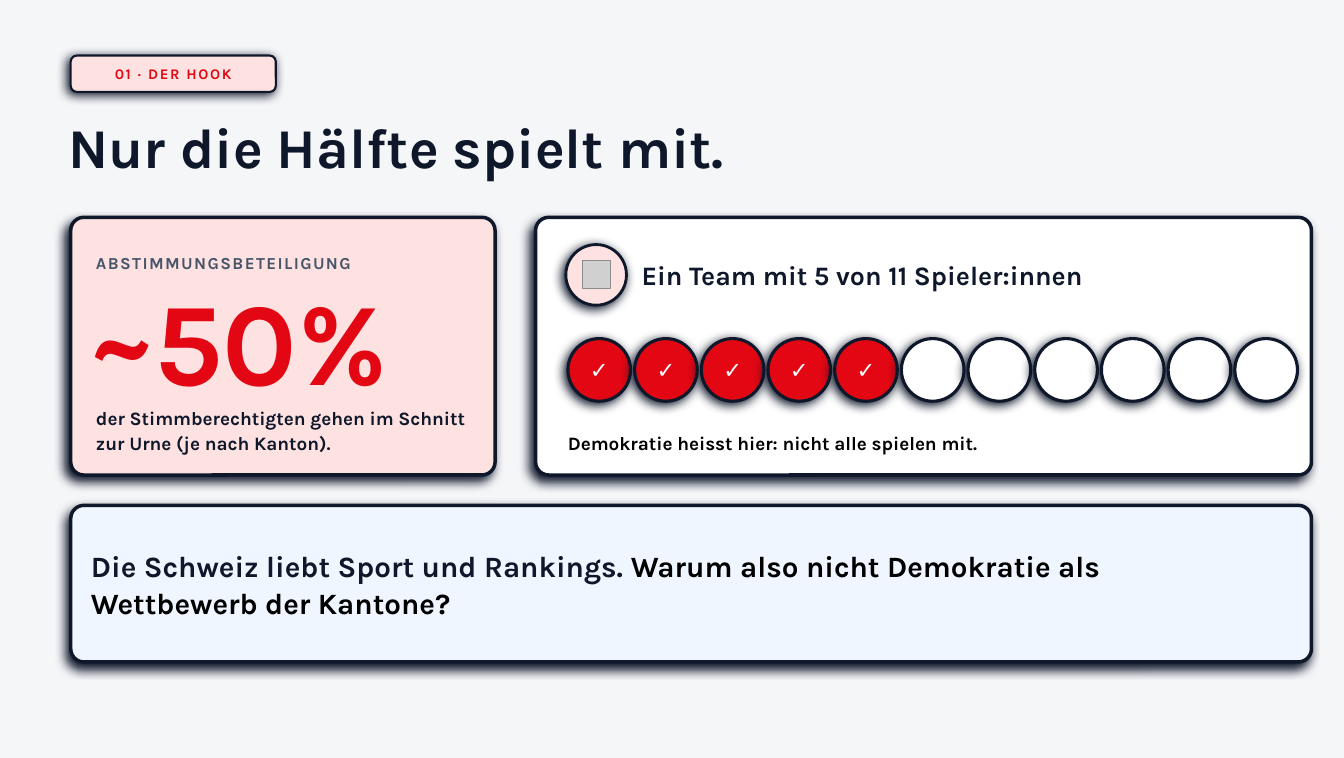
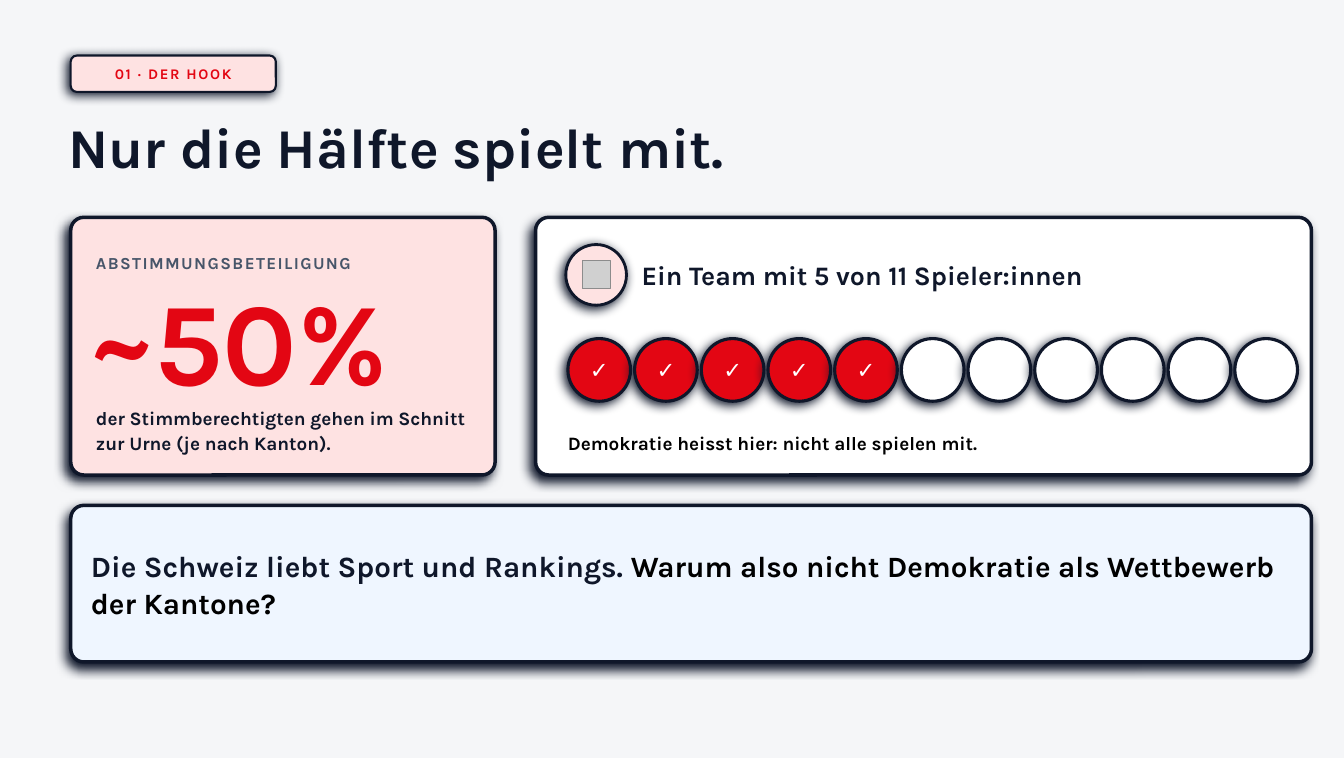
Before and after one commit to swiss/govtech_hackathon_vote_participation_leaderboard, a slide deck: slide 2 of Democracy_Race_Pitch.pptx. Drawn at 1344x758 pixels with LibreOffice and Linux fonts; fonts in the diff are those of the drawing; grey boxes stand for pictures. Boxes give left, top, right and bottom in pixels: in the first picture for what was removed or moved away, otherwise in the second. Text is boxed around its words. In the diff, an @@ line names an element or a change of style, - is before the commit and + after.

```diff
--- a/Democracy_Race_Pitch.pptx
+++ b/Democracy_Race_Pitch.pptx
@@ text "Die Schweiz liebt Sport und ..." rewrapped from (91,556,1100,615) to (91,556,1274,615) @@
```
Also in this commit, not shown: 4 other slides changed.
